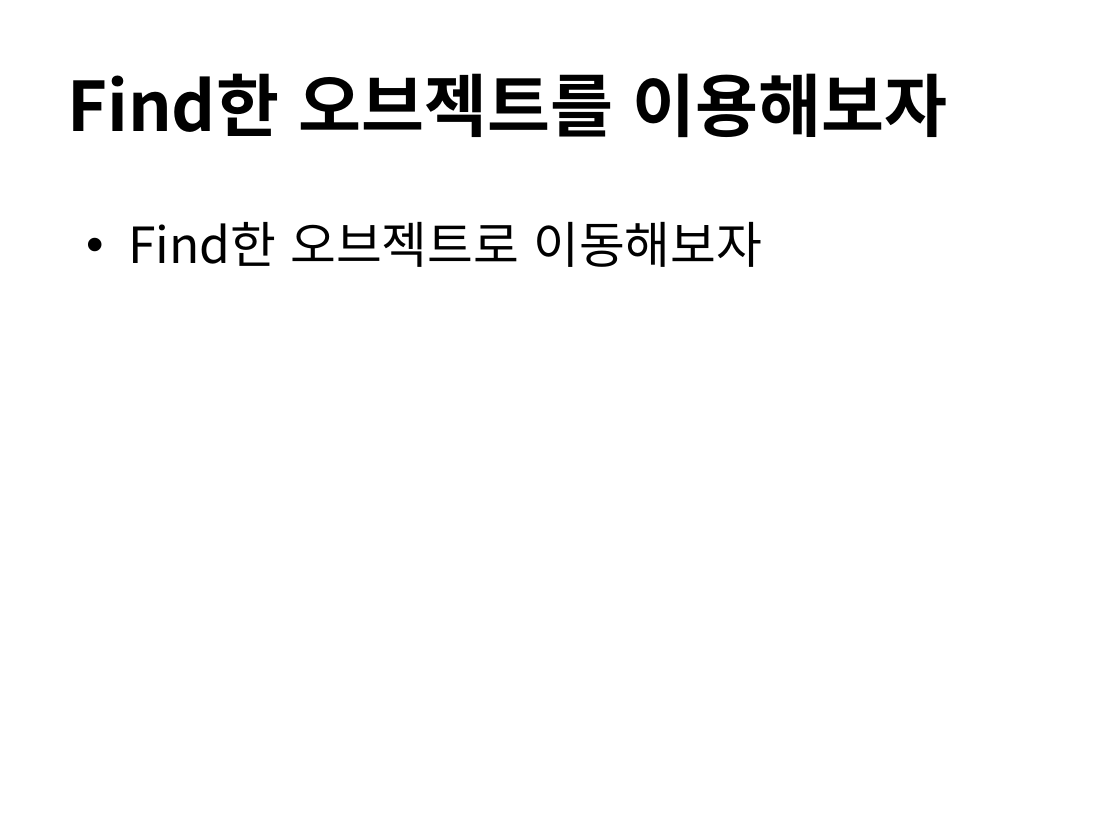
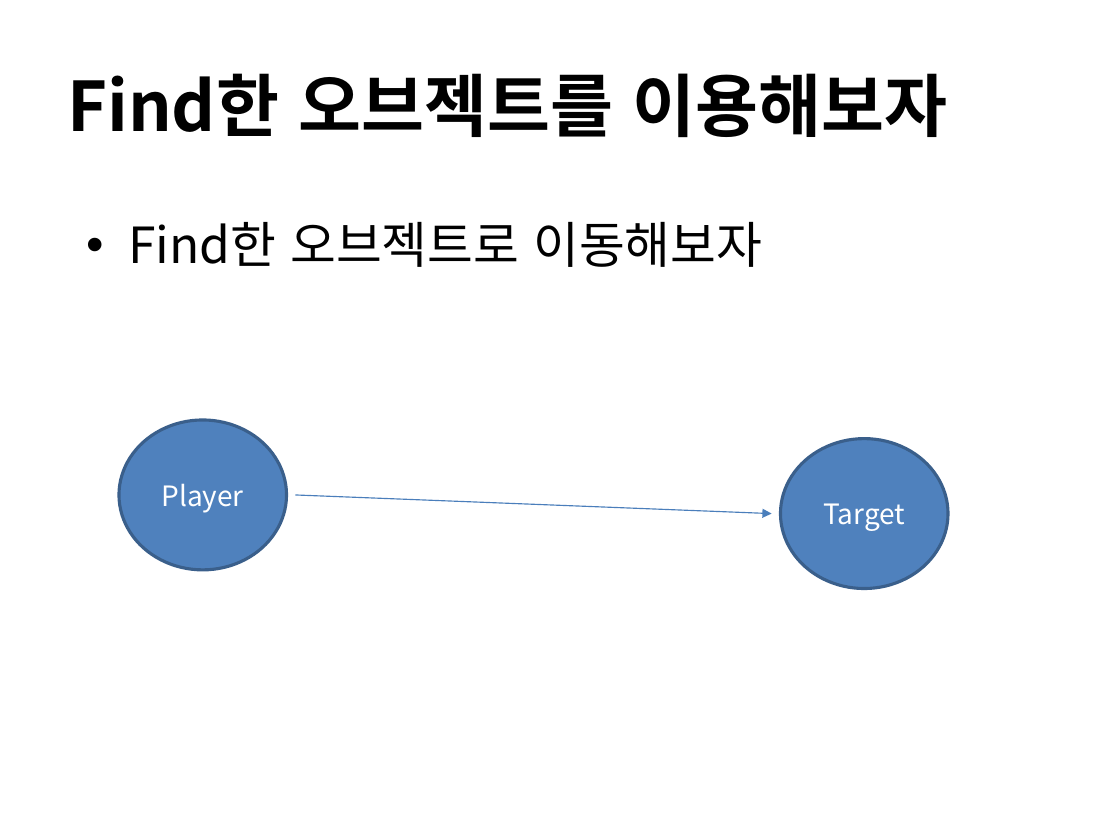
Before and after one commit to IamGroooooot/cien-unity-2019, a slide deck: slide 19 of 2주차.pptx. Drawn at 1120x840 pixels with LibreOffice and Linux fonts; fonts in the diff are those of the drawing. Boxes give left, top, right and bottom in pixels: in the first picture for what was removed or moved away, otherwise in the second. Text is boxed around its words. In the diff, an @@ line names an element or a change of style, - is before the commit and + after.

```diff
--- a/2주차.pptx
+++ b/2주차.pptx
@@ ellipse added at <box>119,420,287,570</box>, fill #4F81BD, outline #3A5F8C 2 pt, 18 pt, text #FFFFFF @@
+Player
@@ ellipse added at <box>781,439,949,589</box>, fill #4F81BD, outline #3A5F8C 2 pt, 18 pt, text #FFFFFF @@
+Target
@@ arrow added from (296, 495) to (772, 514), #4B7EBC 0.75 pt @@
```
Also in this commit, not shown: 8 other slides changed, 5 slides added.
